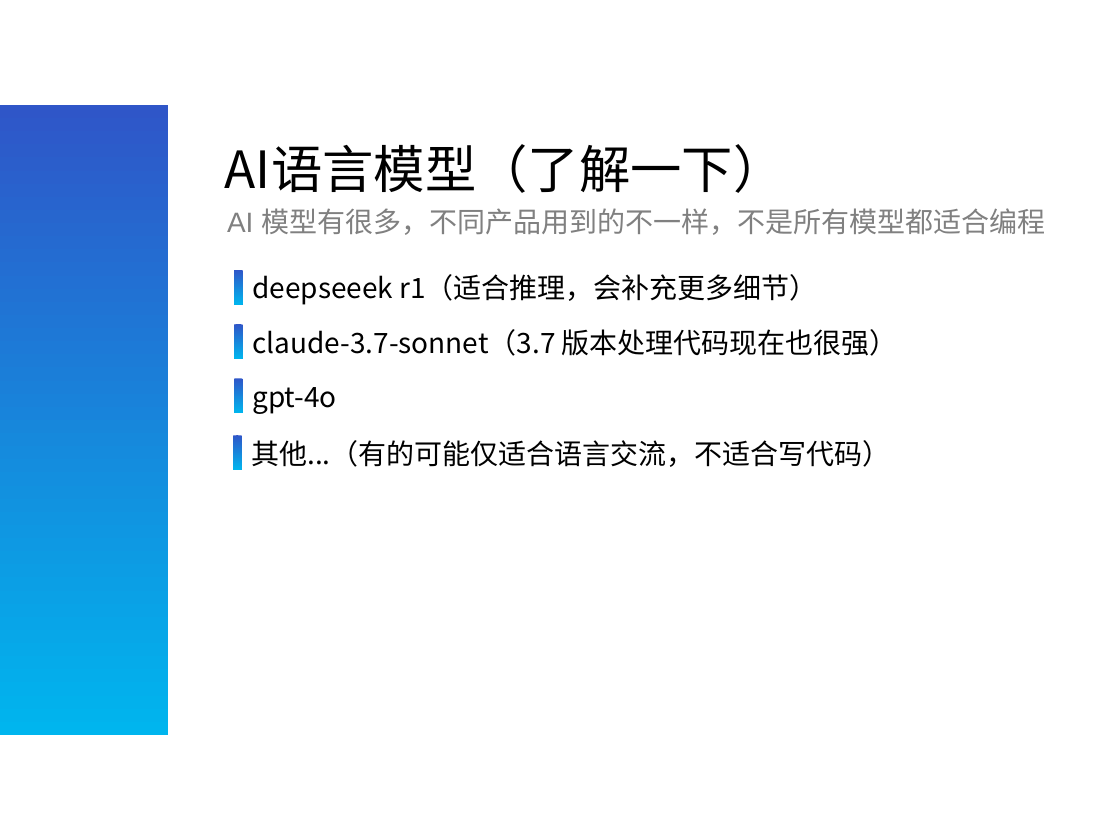
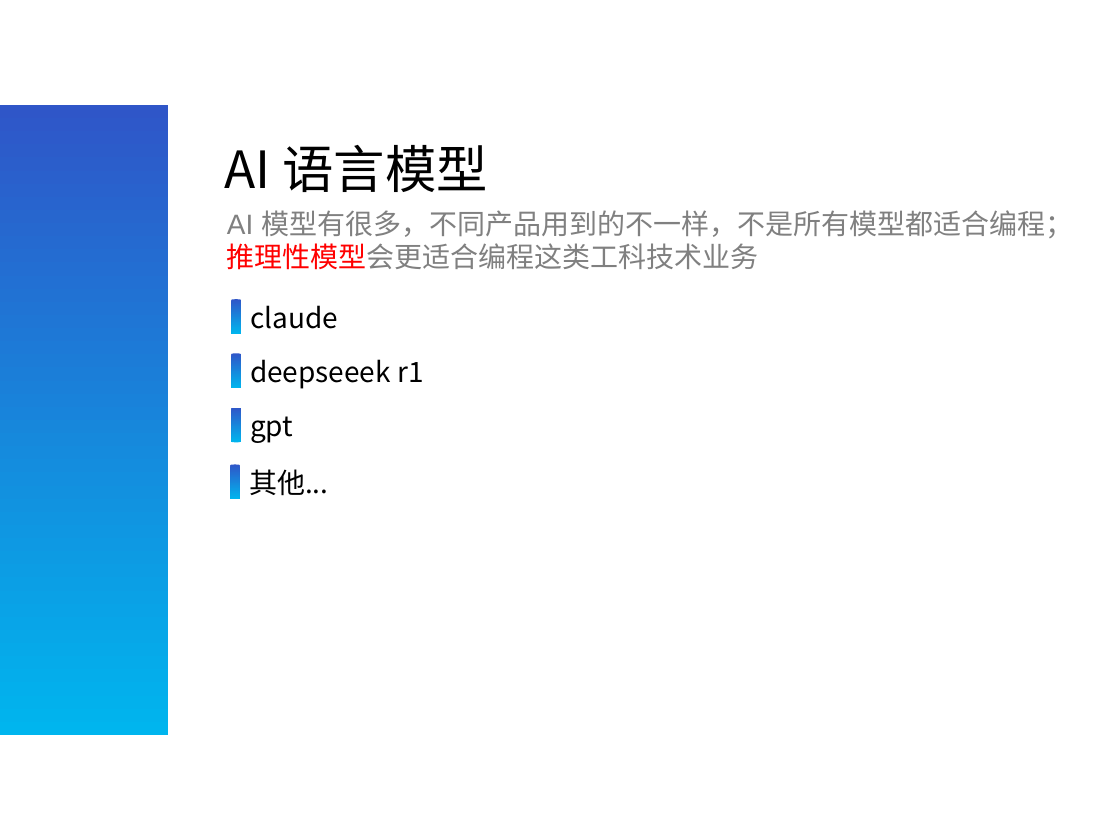
Before and after one commit to qq986063761/study, a slide deck: slide 10 of 分享/AI编程/AI编程分享.pptx. Drawn at 1120x840 pixels with LibreOffice and Linux fonts; fonts in the diff are those of the drawing. Boxes give left, top, right and bottom in pixels: in the first picture for what was removed or moved away, otherwise in the second. Text is boxed around its words. In the diff, an @@ line names an element or a change of style, - is before the commit and + after.

```diff
--- a/分享/AI编程/AI编程分享.pptx
+++ b/分享/AI编程/AI编程分享.pptx
@@ text at (225,145,488,192): text changed @@
-AI语言模型（了解一下）
+AI 语言模型
@@ text at (227,210,1073,270): text changed @@
-AI 模型有很多，不同产品用到的不一样，不是所有模型都适合编程
+AI 模型有很多，不同产品用到的不一样，不是所有模型都适合编程；
+推理性模型会更适合编程这类工科技术业务
@@ text at (250,305,338,329): text changed @@
-deepseeek r1（适合推理，会补充更多细节）
+claude
@@ 4 freeform shapes: place and size @@
-4 freeform shapes at (233,270,243,470)
+4 freeform shapes at (231,299,241,500)
@@ text at (250,359,423,389): text changed @@
-claude-3.7-sonnet（3.7 版本处理代码现在也很强）
+deepseeek r1
@@ text at (250,416,293,443): text changed @@
-gpt-4o
+gpt
@@ text at (249,469,328,496): text changed @@
-其他...（有的可能仅适合语言交流，不适合写代码）
+其他...
```
Also in this commit, not shown: 8 other slides changed.
